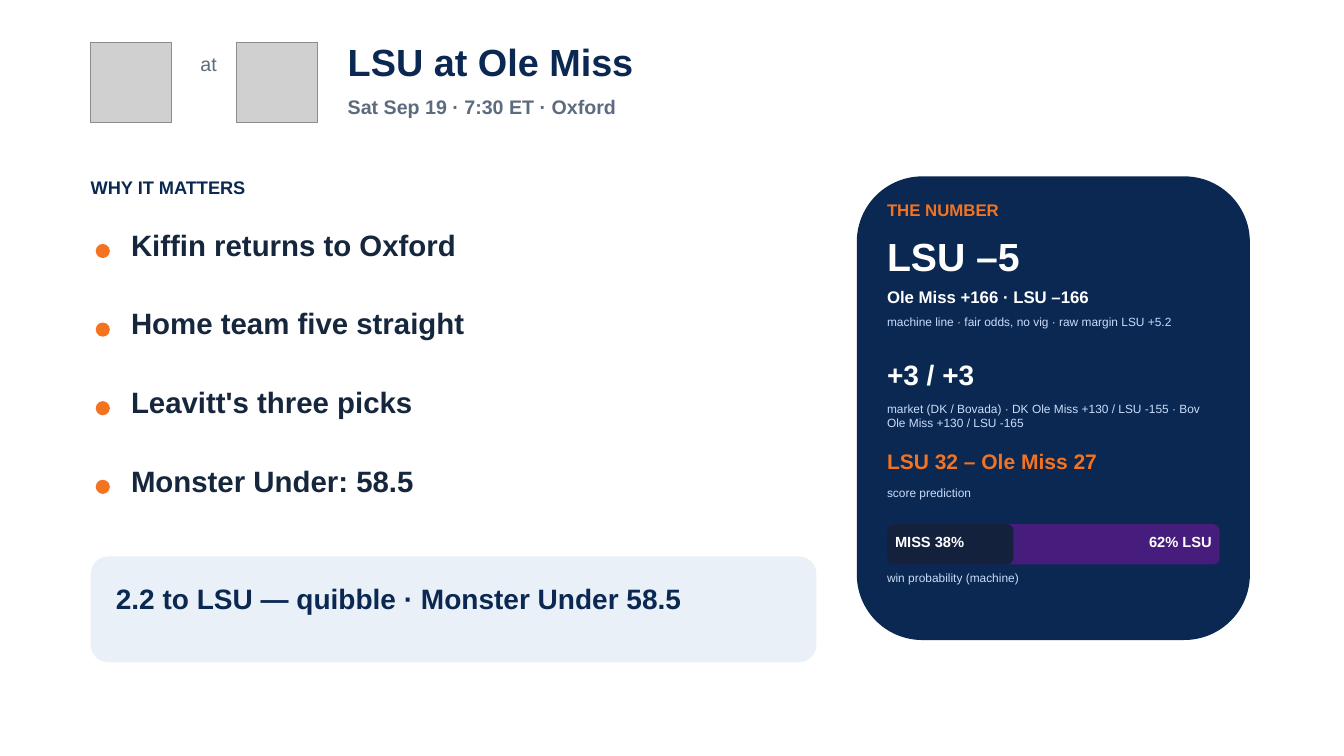
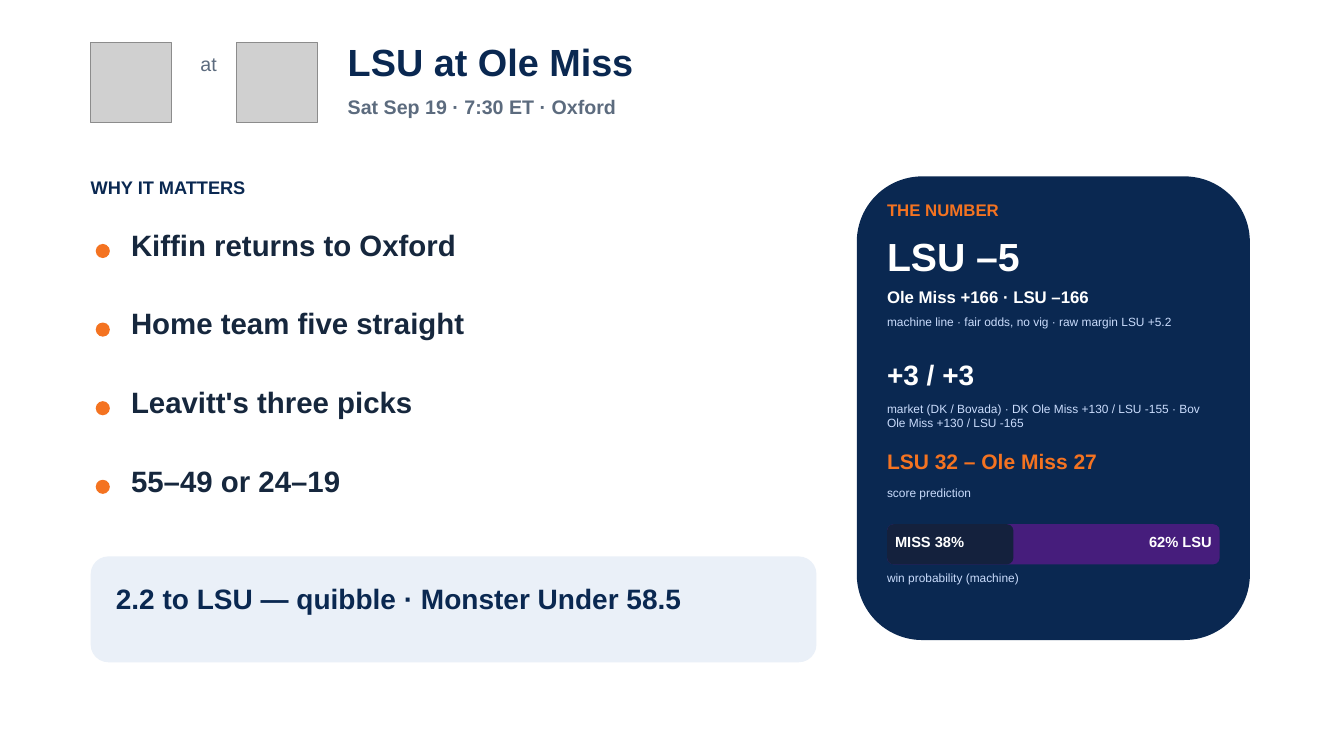
Before and after one commit to lucasalvarezflorida-lab/ncaa-fbs-analytics, a slide deck: slide 18 of decks/2026_Week3_Episode4.pptx. Drawn at 1344x756 pixels with LibreOffice and Linux fonts; fonts in the diff are those of the drawing; grey boxes stand for pictures. Boxes give left, top, right and bottom in pixels: in the first picture for what was removed or moved away, otherwise in the second. Text is boxed around its words. In the diff, an @@ line names an element or a change of style, - is before the commit and + after.

```diff
--- a/decks/2026_Week3_Episode4.pptx
+++ b/decks/2026_Week3_Episode4.pptx
@@ text at (x1=131, y1=471, x2=340, y2=493): text changed @@
-Monster Under: 58.5
+55–49 or 24–19
```
Also in this commit, not shown: 3 other slides changed, 2 other files.
